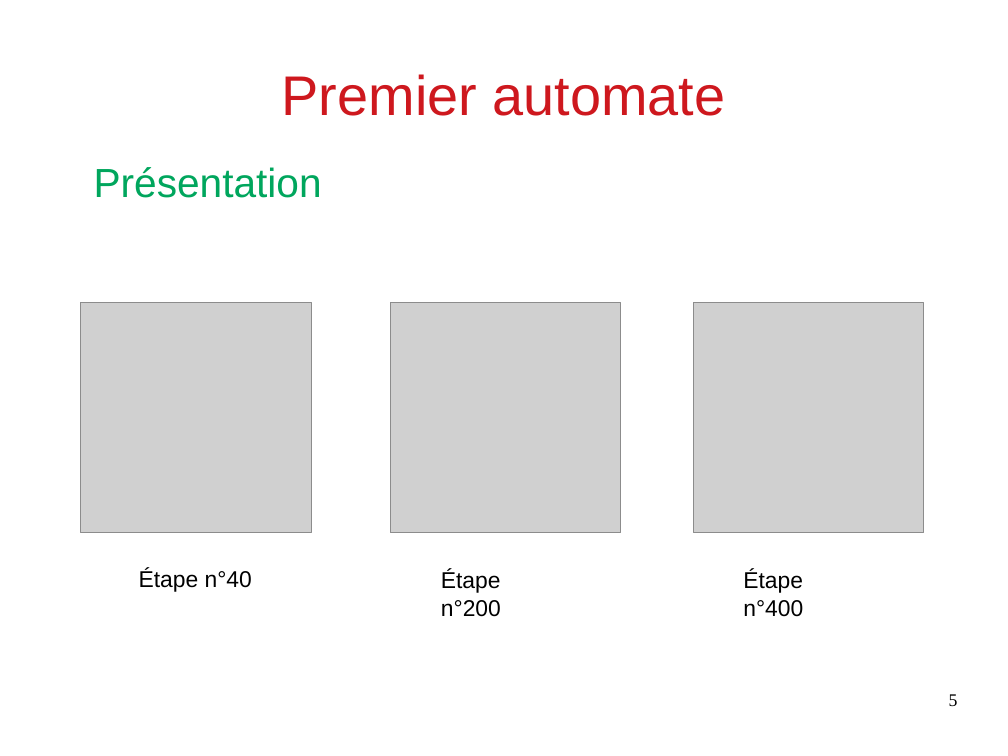
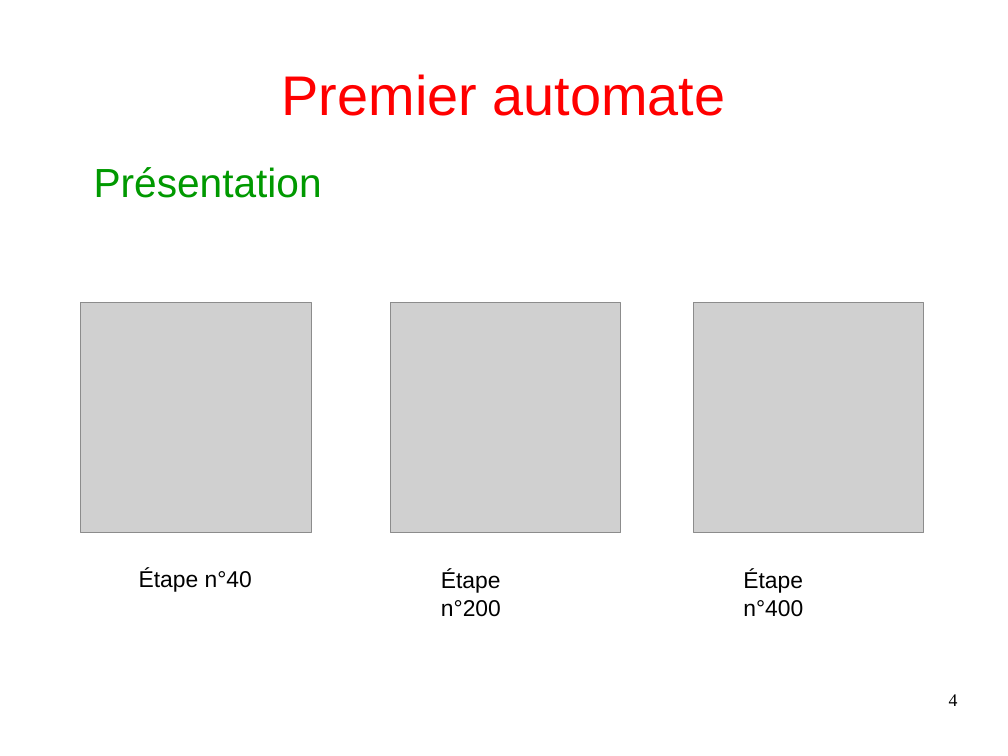
Before and after one commit to Arthurrre/TIPE_Automate, a slide deck: slide 4 of diapo/présentation.odp (slide 5 before the commit). Drawn at 1008x756 pixels with LibreOffice and Linux fonts; fonts in the diff are those of the drawing; grey boxes stand for pictures. Boxes give left, top, right and bottom in pixels: in the first picture for what was removed or moved away, otherwise in the second. Text is boxed around its words. In the diff, an @@ line names an element or a change of style, - is before the commit and + after.

```diff
--- a/diapo/présentation.odp
+++ b/diapo/présentation.odp
@@ title "Premier automate" at bbox=[282, 74, 726, 116]: text colour #CE181E to #FF0000 @@
@@ text "Présentation" at bbox=[94, 167, 322, 198]: text colour #00A65D to #009900 @@
@@ page number at bbox=[949, 694, 958, 706]: text changed @@
-5
+4
```
Also in this commit, not shown: 9 other slides changed, 6 slides added, 3 slides removed, 6 other files.
